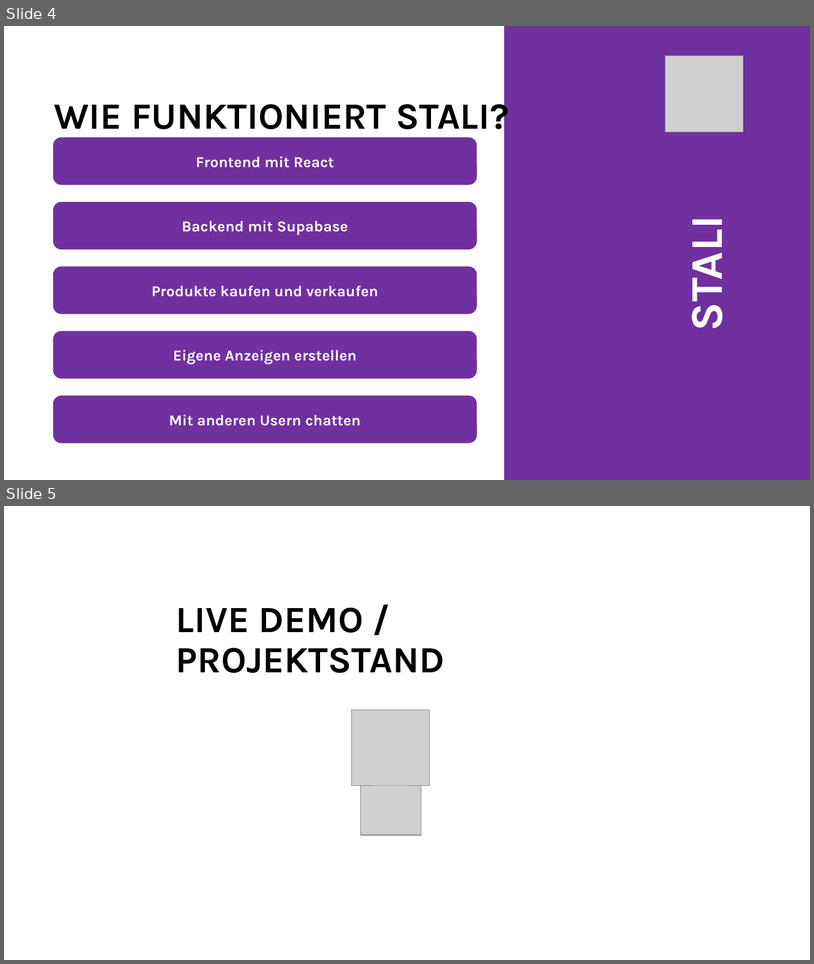
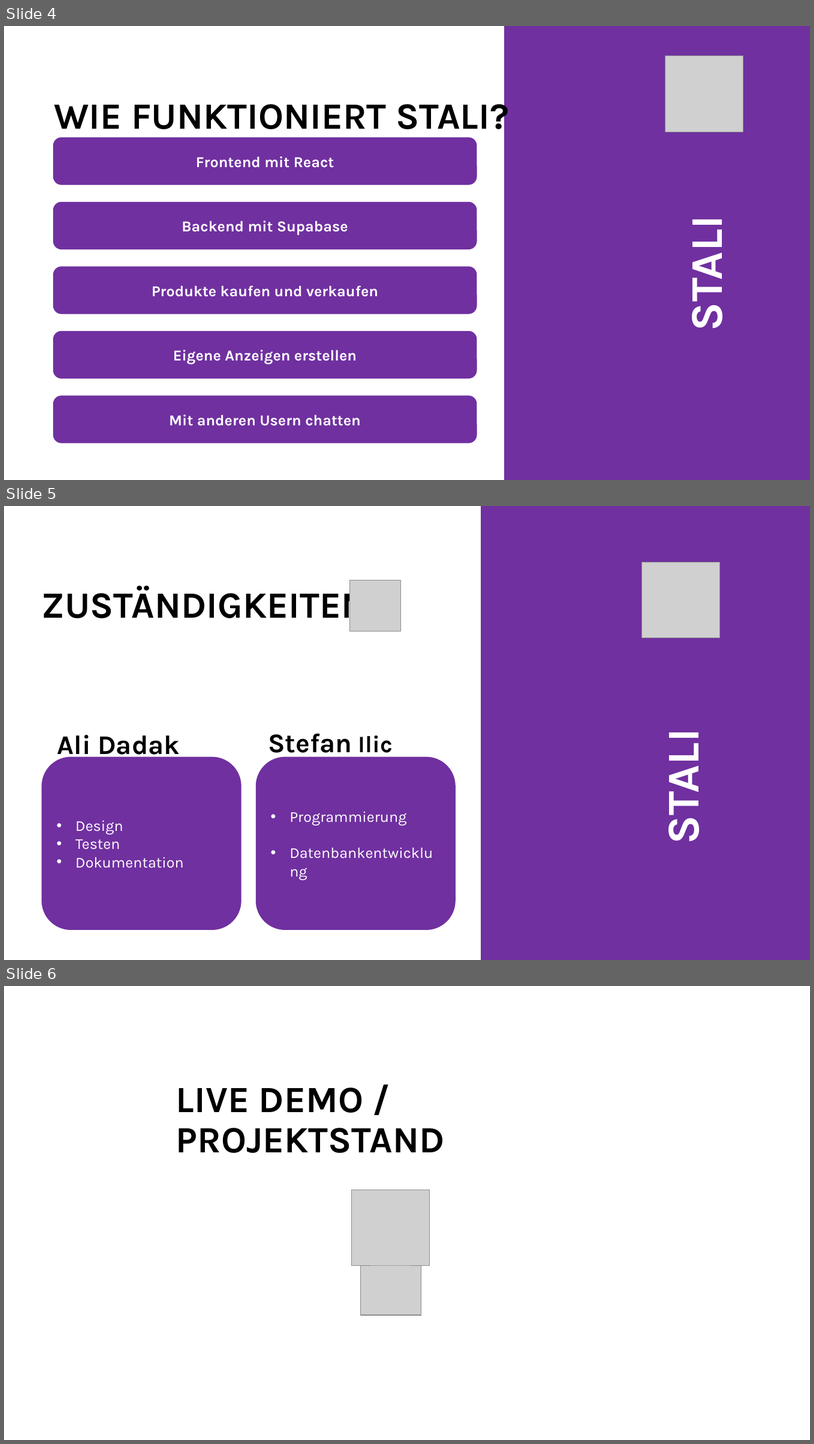
Before and after one commit to Saturn6971/STALI, a slide deck: docs/STALI (1).pptx. Shown one above the other, each under a label of ours: slides 4 and 5 before the commit, slides 4, 5 and 6 after it. The pictures are 814x964 and 814x1444 pixels, drawn with LibreOffice and Linux fonts; fonts in the diff are those of the drawing; grey boxes stand for pictures; background and template pictures are left out. Boxes give left, top, right and bottom in pixels: in the first picture for what was removed or moved away, otherwise in the second. Text is boxed around its words. In the diff, an @@ line names an element or a change of style, - is before the commit and + after.

Commit message:
PP update
Probleme und Zuständigkeiten

```diff
--- a/docs/STALI (1).pptx
+++ b/docs/STALI (1).pptx
@@ slide 5 added at (4, 506, 810, 960), background #FFFFFF @@
@@ rectangle added at (482, 506, 810, 960), fill #7030A0, outline #7030A0 1.5 pt, 54 pt, text #FFFFFF, bold @@
+STALI
@@ picture added at (642, 562, 720, 639) @@
@@ title added at (42, 585, 368, 627), 44 pt, text #000000, bold @@
+ZUSTÄNDIGKEITEN
@@ picture added at (350, 580, 401, 632) @@
@@ text added at (57, 735, 180, 760), 32 pt, text #000000, bold @@
+Ali Dadak
@@ text added at (268, 733, 393, 759), 32 pt, text #000000, bold @@
+Stefan Ilic
@@ rounded rectangle added at (42, 757, 240, 929), fill #7030A0, outline #7030A0 1.5 pt, 18 pt, text #FFFFFF @@
+• Design
+• Testen
+• Dokumentation
@@ rounded rectangle added at (257, 757, 455, 929), fill #7030A0, outline #7030A0 1.5 pt, 18 pt, text #FFFFFF @@
+• Programmierung
+• Datenbankentwicklung
@@ what was slide 5 is now slide 6 @@
```
Also in this commit, not shown: 1 other slide added.
